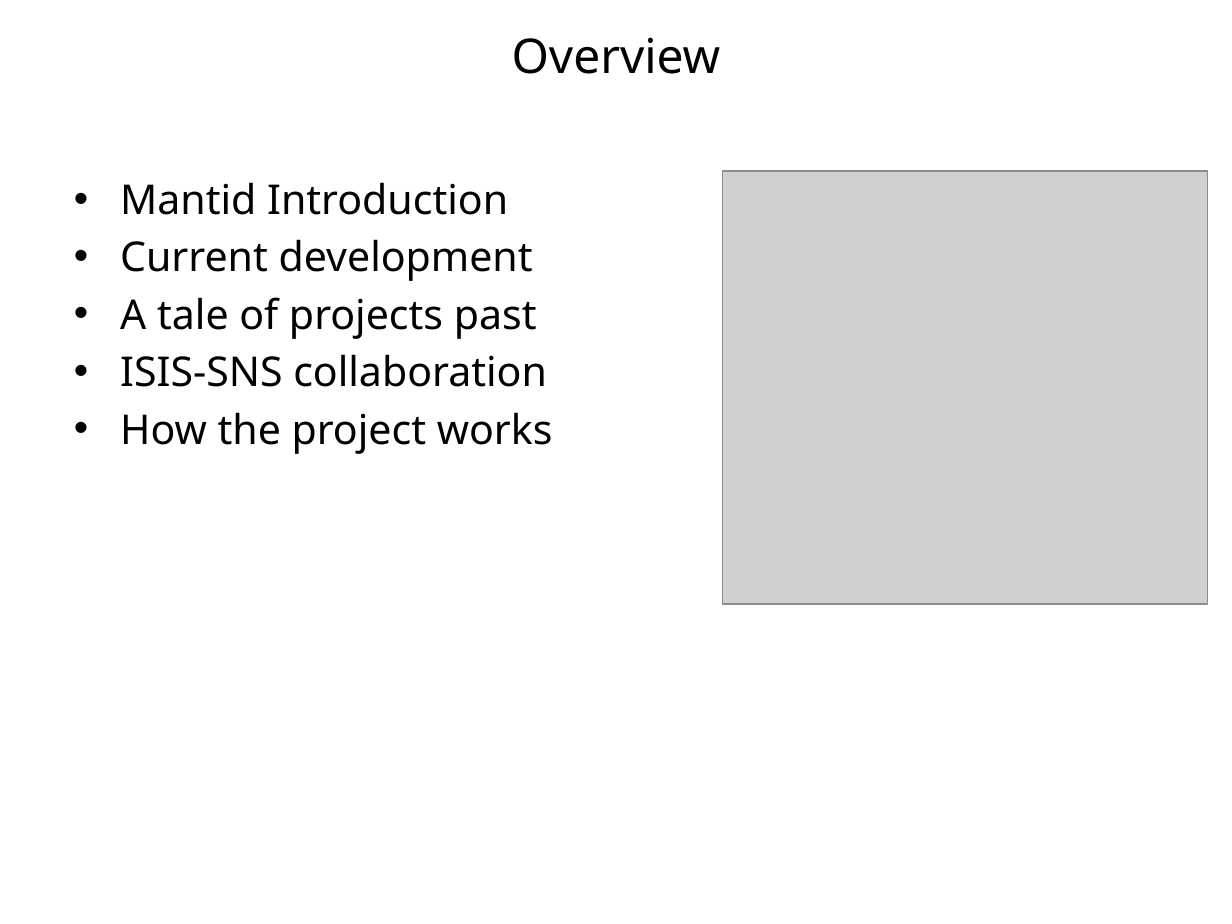
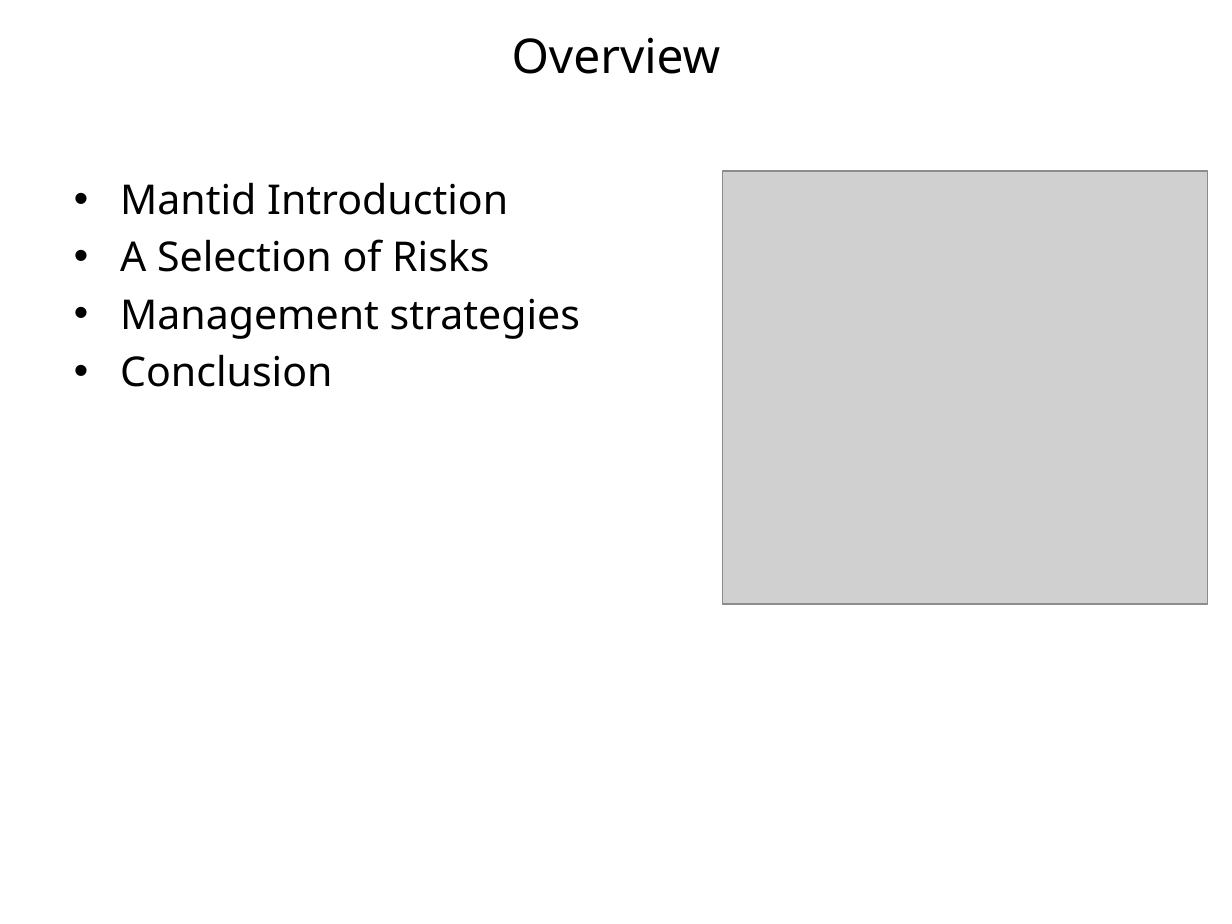
Before and after one commit to mantidproject/documents, a slide deck: slide 2 of Presentations/NOBUGS 2012/Talks/The Mantid Model/The Mantid Model 2012.pptx. Drawn at 1232x924 pixels with LibreOffice and Linux fonts; fonts in the diff are those of the drawing; grey boxes stand for pictures; background and template pictures are left out. Boxes give left, top, right and bottom in pixels: in the first picture for what was removed or moved away, otherwise in the second. Text is boxed around its words. In the diff, an @@ line names an element or a change of style, - is before the commit and + after.

```diff
--- a/Presentations/NOBUGS 2012/Talks/The Mantid Model/The Mantid Model 2012.pptx
+++ b/Presentations/NOBUGS 2012/Talks/The Mantid Model/The Mantid Model 2012.pptx
@@ text at [120,239,580,387]: text changed @@
-• Current development
-• A tale of projects past
-• ISIS-SNS collaboration
-• How the project works
+• A Selection of Risks
+• Management strategies
+• Conclusion
```
Also in this commit, not shown: 5 other slides changed, 4 slides added, 7 slides removed.
